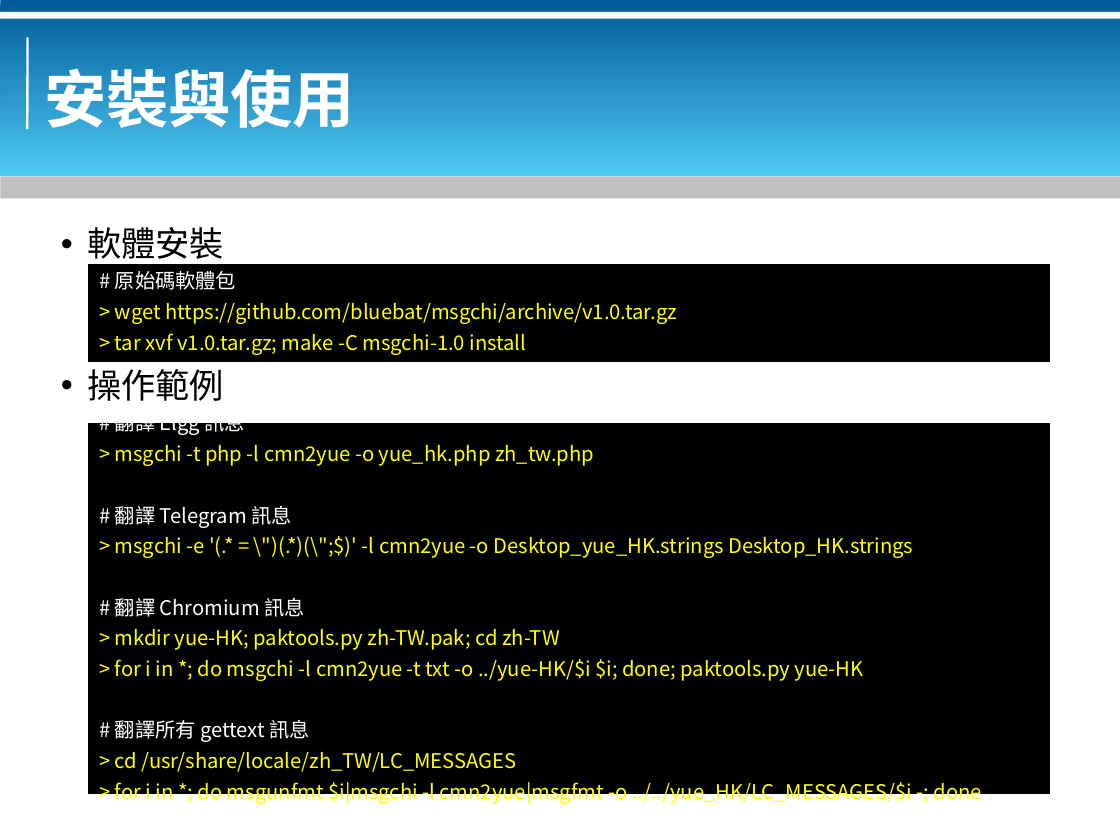
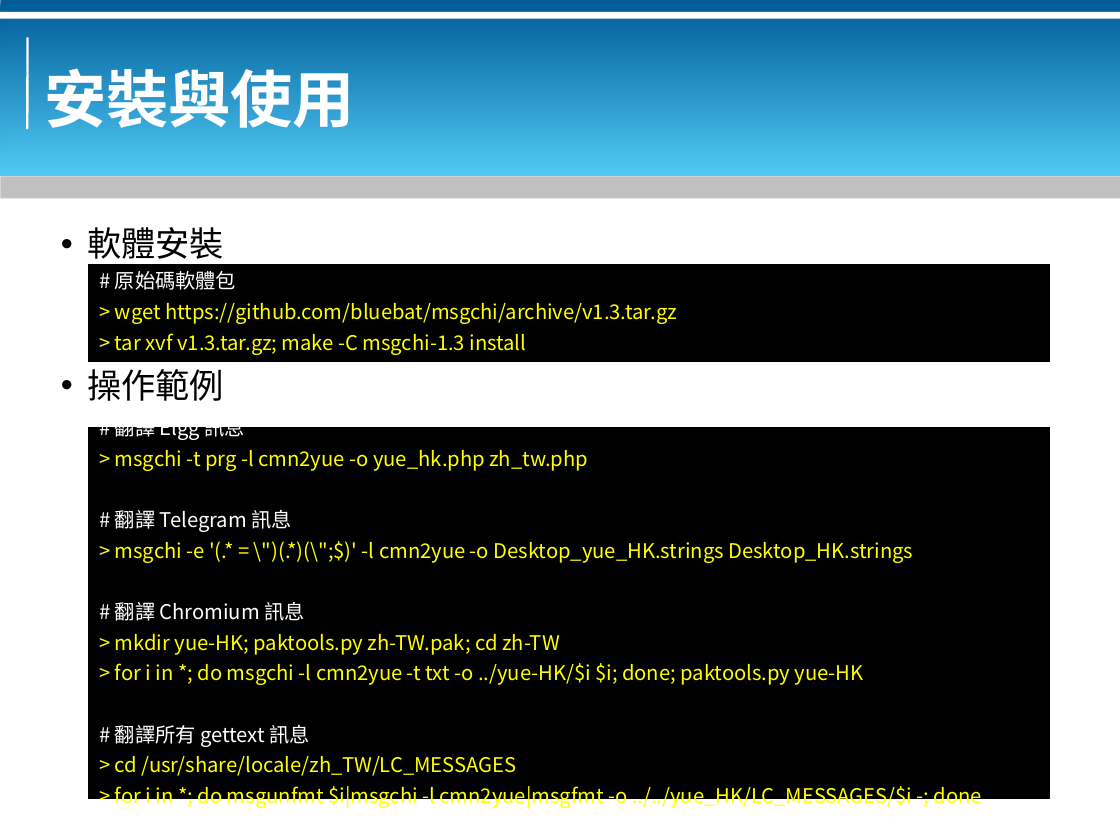
Before and after one commit to bluebat/.presentations, a slide deck: slide 9 of msgchi-l10n-tool.odp. Drawn at 1120x840 pixels with LibreOffice and Linux fonts; fonts in the diff are those of the drawing; background and template pictures are left out. Boxes give left, top, right and bottom in pixels: in the first picture for what was removed or moved away, otherwise in the second. Text is boxed around its words. In the diff, an @@ line names an element or a change of style, - is before the commit and + after.

```diff
--- a/msgchi-l10n-tool.odp
+++ b/msgchi-l10n-tool.odp
@@ text in rectangle at [115,303,677,355]: text changed @@
-> wget https://github.com/bluebat/msgchi/archive/v1.0.tar.gz
-> tar xvf v1.0.tar.gz; make -C msgchi-1.0 install
+> wget https://github.com/bluebat/msgchi/archive/v1.3.tar.gz
+> tar xvf v1.3.tar.gz; make -C msgchi-1.3 install
@@ rectangle "# 翻譯 Elgg 訊息": place and size @@
-rectangle "# 翻譯 Elgg 訊息" at [88,423,1049,794]
+rectangle "# 翻譯 Elgg 訊息" at [88,428,1049,799]
@@ text in rectangle at [115,450,588,471]: text changed @@
-> msgchi -t php -l cmn2yue -o yue_hk.php zh_tw.php
+> msgchi -t prg -l cmn2yue -o yue_hk.php zh_tw.php
```
Also in this commit, not shown: 2 other slides changed, 3 other files.
